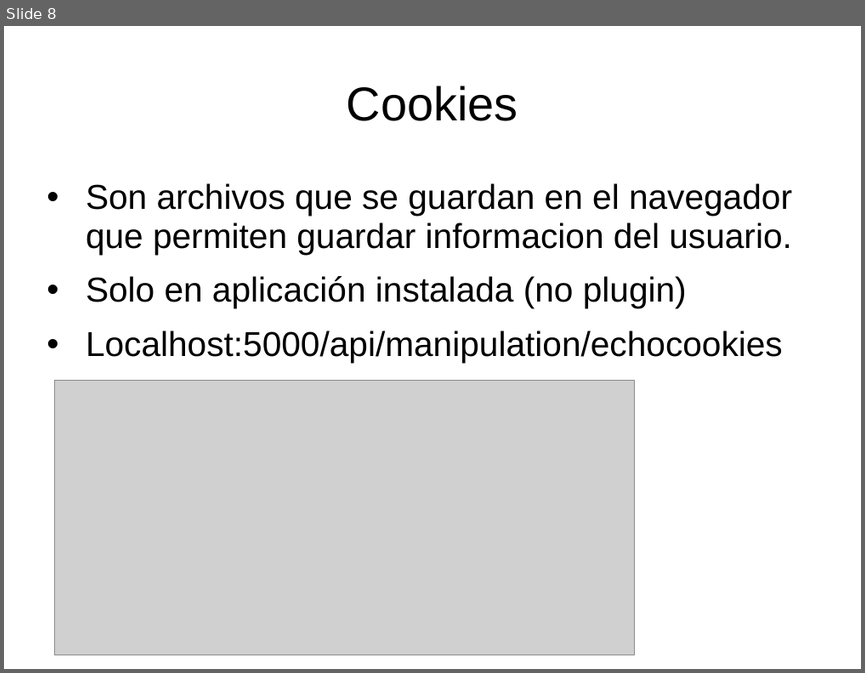
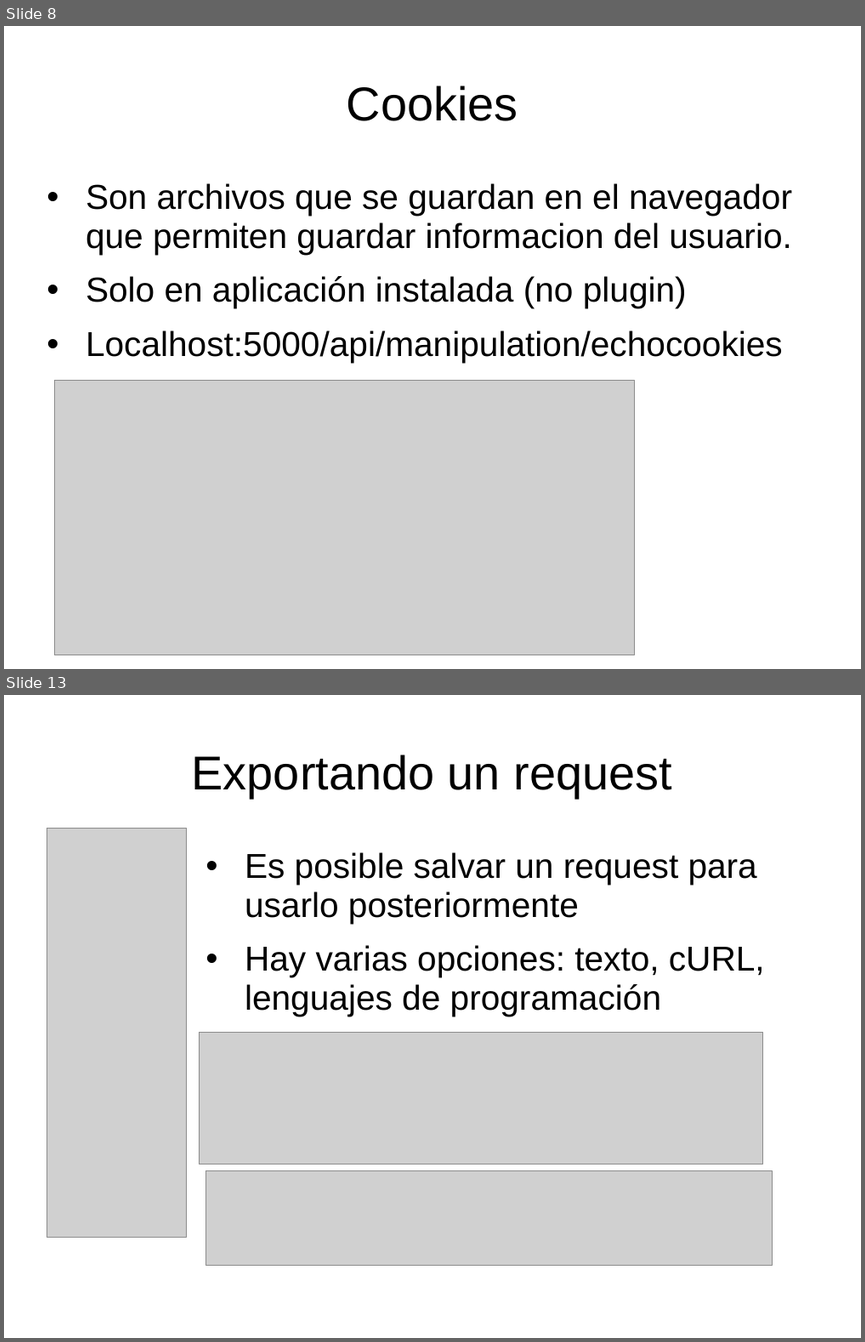
Before and after one commit to luisgepeto/PostmanCourse, a slide deck: Presentacion.ppt. Shown one above the other, each under a label of ours: slide 8 before the commit, slides 8 and 13 after it; the slides between them are not shown. The pictures are 865x673 and 865x1342 pixels, drawn with LibreOffice and Linux fonts; fonts in the diff are those of the drawing; grey boxes stand for pictures. Boxes give left, top, right and bottom in pixels: in the first picture for what was removed or moved away, otherwise in the second. Text is boxed around its words. In the diff, an @@ line names an element or a change of style, - is before the commit and + after.

```diff
--- a/Presentacion.ppt
+++ b/Presentacion.ppt
@@ slide 13 added at [4, 695, 861, 1338], background #FFFFFF @@
@@ title added at [192, 755, 671, 798], 44 pt, text #000000 @@
+Exportando un request
@@ picture added at [46, 828, 187, 1237] @@
@@ text added at [245, 852, 765, 1015], 32 pt, text #000000 @@
+• Es posible salvar un request para usarlo posteriormente
+• Hay varias opciones: texto, cURL, lenguajes de programación
@@ picture added at [200, 1032, 763, 1164] @@
@@ picture added at [206, 1171, 772, 1265] @@
```
Also in this commit, not shown: 2 slides changed, 5 other slides added, 1 slide removed, 4 other files.
